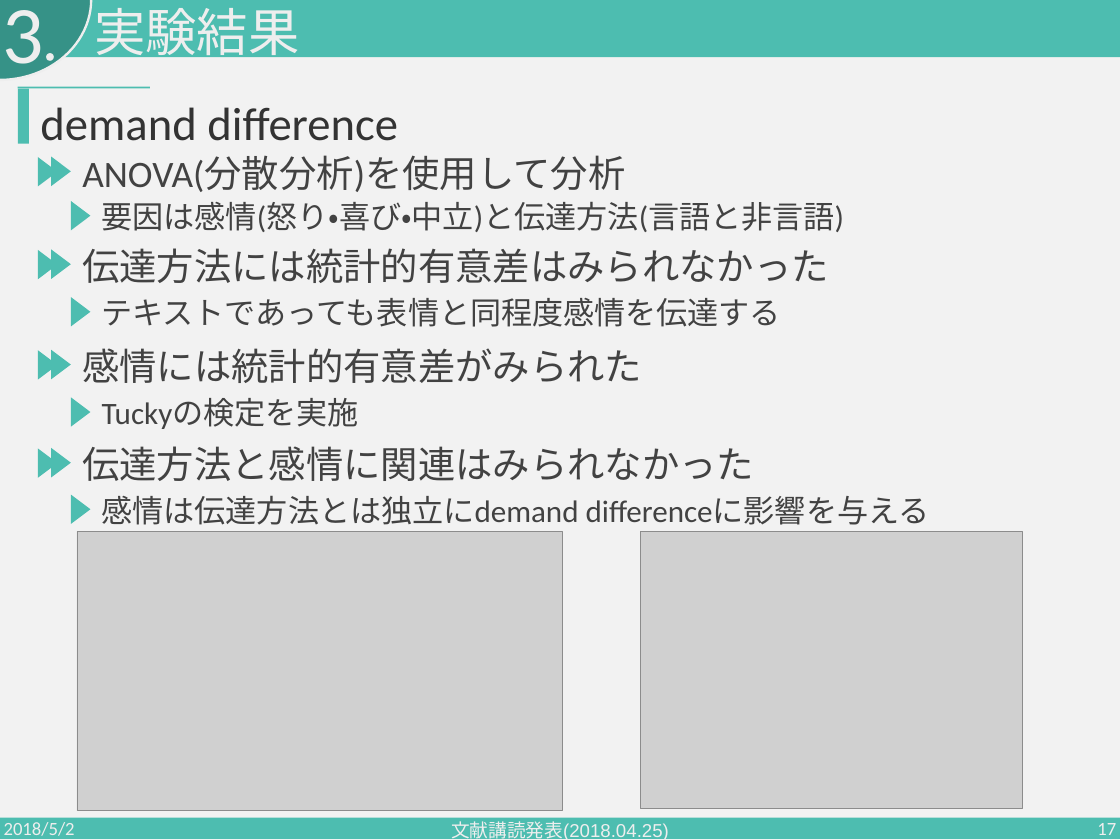
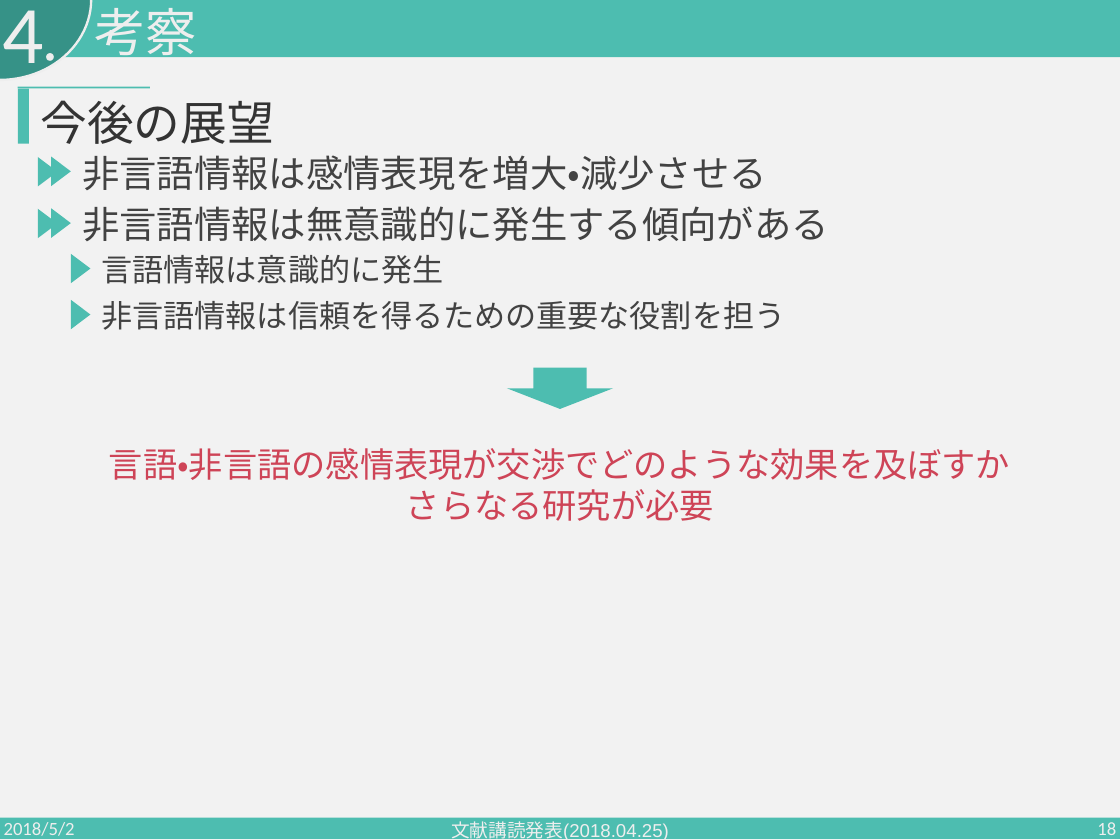
Before and after one commit to PajamaDrive/presentation, a slide deck: slide 18 of presentation_1st.pptx (slide 17 before the commit). Drawn at 1120x840 pixels with LibreOffice and Linux fonts; fonts in the diff are those of the drawing; grey boxes stand for pictures. Boxes give left, top, right and bottom in pixels: in the first picture for what was removed or moved away, otherwise in the second. Text is boxed around its words. In the diff, an @@ line names an element or a change of style, - is before the commit and + after.

```diff
--- a/presentation_1st.pptx
+++ b/presentation_1st.pptx
@@ text at bbox=[2, 10, 43, 83]: text changed @@
-3
+4
@@ text at bbox=[94, 8, 197, 64]: text changed @@
-実験結果
+考察
@@ text at bbox=[40, 100, 273, 144]: text changed @@
-demand difference
+今後の展望
@@ text at bbox=[82, 155, 767, 190]: text changed @@
-ANOVA(分散分析)を使用して分析
+非言語情報は感情表現を増大・減少させる
@@ triangle: place and size @@
-triangle at bbox=[38, 250, 58, 279]
+triangle at bbox=[38, 209, 58, 239]
@@ triangle: place and size @@
-triangle at bbox=[52, 249, 71, 279]
+triangle at bbox=[52, 208, 71, 238]
@@ triangle removed at bbox=[71, 201, 91, 231] @@
@@ text at bbox=[82, 206, 829, 241]: text changed @@
-伝達方法には統計的有意差はみられなかった
+非言語情報は無意識的に発生する傾向がある
@@ text removed at bbox=[102, 201, 845, 232] @@
-要因は感情(怒り・喜び・中立)と伝達方法(言語と非言語)
@@ triangle: place and size @@
-triangle at bbox=[71, 297, 91, 326]
+triangle at bbox=[71, 254, 91, 283]
@@ text at bbox=[102, 255, 444, 284]: text changed @@
-テキストであっても表情と同程度感情を伝達する
+言語情報は意識的に発生
@@ triangle: place and size @@
-triangle at bbox=[52, 349, 71, 379]
+triangle at bbox=[71, 300, 91, 329]
@@ text added at bbox=[102, 301, 786, 330], 40 pt, text #424242 @@
+非言語情報は信頼を得るための重要な役割を担う
@@ triangle removed at bbox=[38, 350, 58, 380] @@
@@ text removed at bbox=[82, 348, 642, 383] @@
-感情には統計的有意差がみられた
@@ right arrow added at bbox=[507, 368, 613, 409], fill #4DBDB0 @@
@@ triangle removed at bbox=[71, 397, 91, 427] @@
@@ text removed at bbox=[102, 398, 359, 429] @@
-Tuckyの検定を実施
@@ triangle removed at bbox=[38, 448, 58, 478] @@
@@ triangle removed at bbox=[52, 448, 71, 478] @@
@@ text removed at bbox=[82, 446, 754, 481] @@
-伝達方法と感情に関連はみられなかった
@@ text added at bbox=[109, 448, 1010, 521], 44 pt, text #CE4457 @@
+言語・非言語の感情表現が交渉でどのような効果を及ぼすか
+さらなる研究が必要
@@ triangle removed at bbox=[71, 494, 91, 524] @@
@@ text removed at bbox=[102, 495, 930, 525] @@
-感情は伝達方法とは独立にdemand differenceに影響を与える
@@ picture removed at bbox=[77, 531, 562, 811] @@
@@ picture removed at bbox=[641, 531, 1022, 808] @@
@@ page number at bbox=[1097, 822, 1116, 840]: text changed @@
-17
+18
```
Also in this commit, not shown: 3 other slides changed, 2 slides added.
